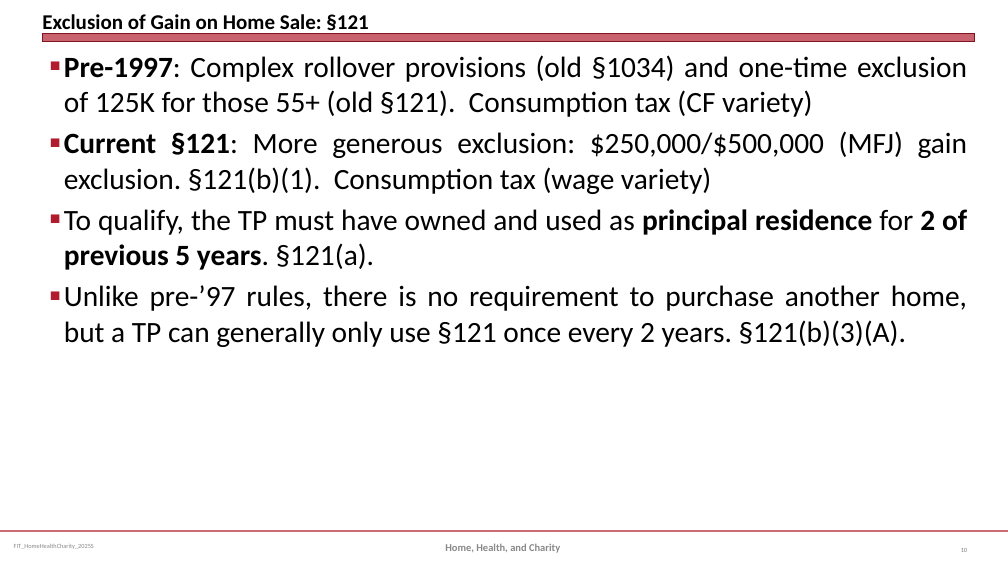
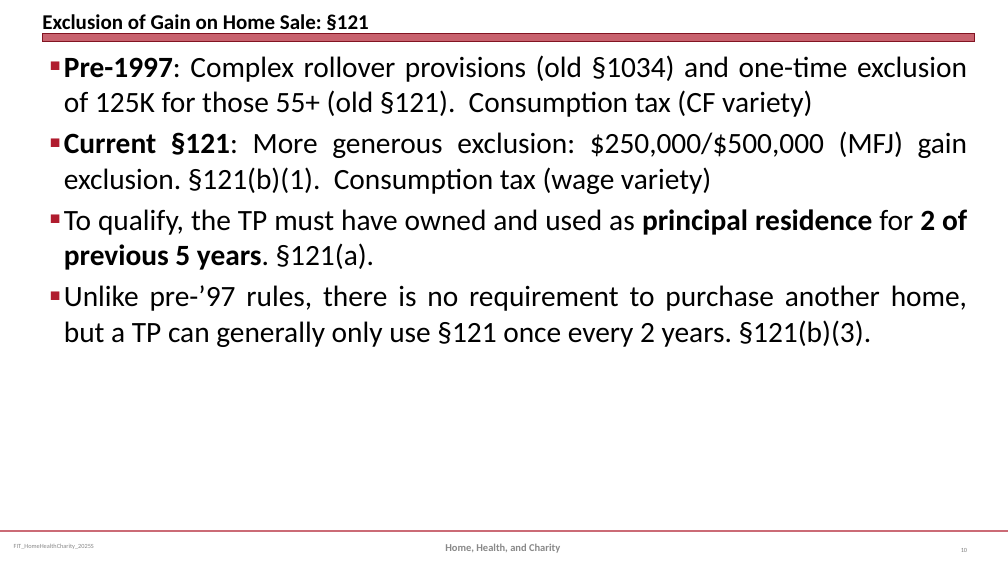
Before and after one commit to jmc877/Fed-Income-Tax, a slide deck: slide 10 of slides/FIT_HomeHealthCharity_2025S.pptx. Drawn at 1008x567 pixels with LibreOffice and Linux fonts; fonts in the diff are those of the drawing. Boxes give left, top, right and bottom in pixels: in the first picture for what was removed or moved away, otherwise in the second. Text is boxed around its words. In the diff, an @@ line names an element or a change of style, - is before the commit and + after.

```diff
--- a/slides/FIT_HomeHealthCharity_2025S.pptx
+++ b/slides/FIT_HomeHealthCharity_2025S.pptx
@@ text at box(64, 285, 967, 347): text changed @@
-■ Unlike pre-’97 rules, there is no requirement to purchase another home, but a TP can generally only use §121 once every 2 years. §121(b)(3)(A).
+■ Unlike pre-’97 rules, there is no requirement to purchase another home, but a TP can generally only use §121 once every 2 years. §121(b)(3).
```
Also in this commit, not shown: 5 other slides changed, 9 slides added, 2 other files.
